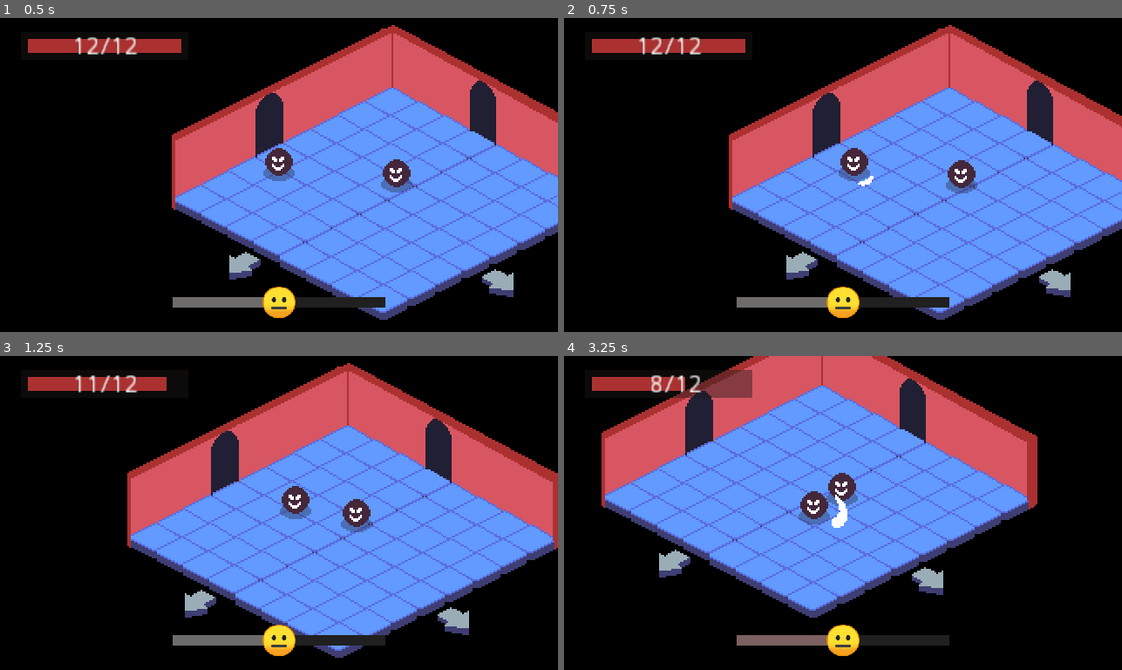
Above: before the commit, frames 1-4 (two rows, left to right).
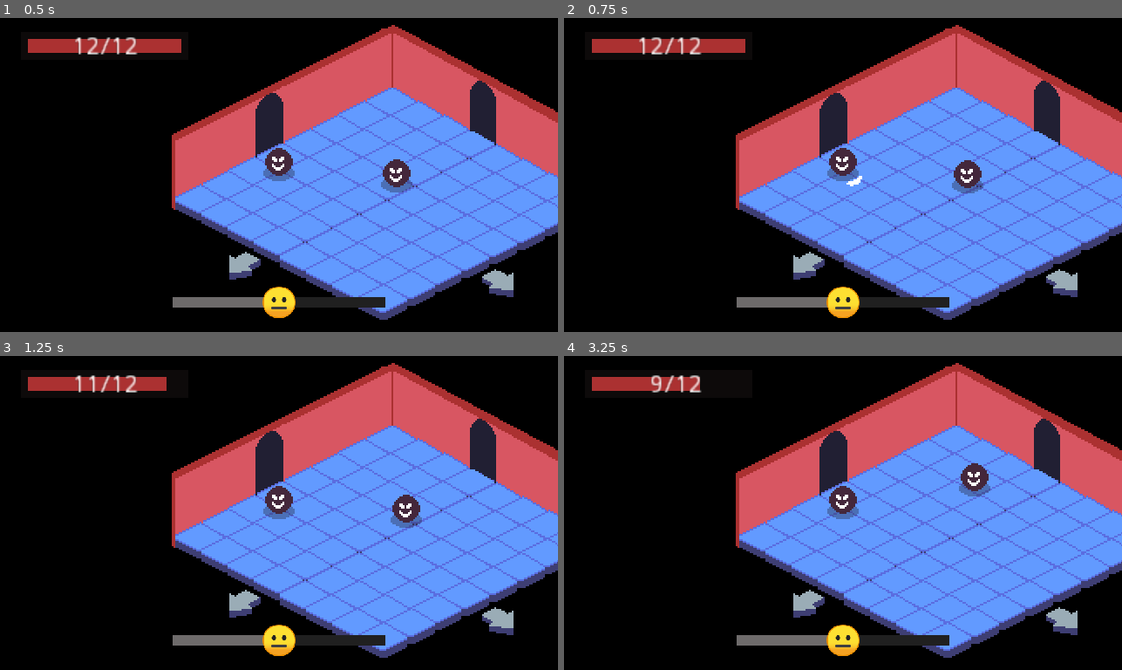
Above: after the commit, the same moments.

Repository: ColmeiaUDESC/gamejaaj6
Game: Godot game, scene res://Cenas/Teste.tscn
The game is run twice, just before and just after one commit, with the same random seed, the same clock (stepped at 60 frames per second) and the same inputs.
Inputs (mouse positions are in pixels of both pictures, inside the frame that each line leads up to):
- Up to frame 1 (0.5 s): no input
- Up to frame 2 (0.75 s): move the mouse to (965, 159) at 0.52 s; hold Right (ui_right) from 0.53 s (still down); click (965, 159) at 0.6 s
- Up to frame 3 (1.25 s): keep holding Right (ui_right); tap Space (ui_select) at 0.77 s
- Up to frame 4 (3.25 s): move the mouse to (731, 528) at 1.27 s; release Right (ui_right) at 1.28 s; hold Down (ui_down) 1.28-2.03 s; right-click (731, 528) at 1.35 s; tap Space (ui_select) at 1.52, 3.02 s; move the mouse to (898, 443) at 2.02 s; hold Right (ui_right) 2.03-2.78 s; click (898, 443) at 2.1 s; move the mouse to (815, 575) at 2.77 s; hold Up (ui_up) from 2.78 s (still down); right-click (815, 575) at 2.85 s

Frame 1 is identical in both runs. In frame 2, 13% of the frame differs, in the area x 29-100%, y 2-97%; in frame 3, 30%; in frame 4, 53%, in the area x 6-100%, y 0-97%.

Commit message:
Redefinido controles de movimentacao

Diff:
--- a/Instanciaveis/Scripts/Jogador.gd
+++ b/Instanciaveis/Scripts/Jogador.gd
@@ -42,16 +42,16 @@
 	# Everything works like you're used to in a top-down game
 	direcao = Vector2()
 
-	if Input.is_action_pressed("ui_up"):
+	if Input.is_action_pressed("andar_pra_cima"):
 		direcao += Vector2(0, -1)
 
-	elif Input.is_action_pressed("ui_down"):
+	elif Input.is_action_pressed("andar_pra_baixo"):
 		direcao += Vector2(0, 1)
 
-	if Input.is_action_pressed("ui_left"):
+	if Input.is_action_pressed("andar_pra_esquerda"):
 		direcao += Vector2(-1, 0)
 
-	elif Input.is_action_pressed("ui_right"):
+	elif Input.is_action_pressed("andar_pra_direita"):
 		direcao += Vector2(1, 0)
 
 	movimento = direcao.normalized() * velocidade
--- a/project.godot
+++ b/project.godot
@@ -72,6 +72,26 @@
 "events": [ Object(InputEventMouseButton,"resource_local_to_scene":false,"resource_name":"","device":0,"alt":false,"shi …(212 unchanged characters)…
  ]
 }
+andar_pra_cima={
+"deadzone": 0.5,
+"events": [ Object(InputEventKey,"resource_local_to_scene":false,"resource_name":"","device":0,"alt":false,"shift":false,"control":false,"meta":false,"command":false,"pressed":false,"scancode":87,"unicode":0,"echo":false,"script":null)
+ ]
+}
+andar_pra_direita={
+"deadzone": 0.5,
+"events": [ Object(InputEventKey,"resource_local_to_scene":false,"resource_name":"","device":0,"alt":false,"shift":false,"control":false,"meta":false,"command":false,"pressed":false,"scancode":68,"unicode":0,"echo":false,"script":null)
+ ]
+}
+andar_pra_esquerda={
+"deadzone": 0.5,
+"events": [ Object(InputEventKey,"resource_local_to_scene":false,"resource_name":"","device":0,"alt":false,"shift":false,"control":false,"meta":false,"command":false,"pressed":false,"scancode":65,"unicode":0,"echo":false,"script":null)
+ ]
+}
+andar_pra_baixo={
+"deadzone": 0.5,
+"events": [ Object(InputEventKey,"resource_local_to_scene":false,"resource_name":"","device":0,"alt":false,"shift":false,"control":false,"meta":false,"command":false,"pressed":false,"scancode":83,"unicode":0,"echo":false,"script":null)
+ ]
+}
 
 [layer_names]
 
